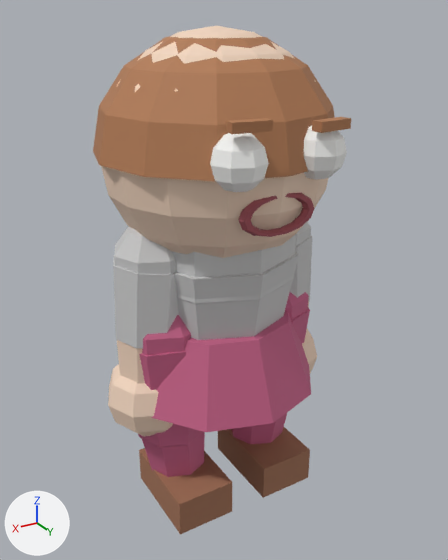
A saved change to the glTF model client/public/models/characters/mother.glb.
Rendered twice from a 50 mm camera at (1.095, 1.876, 1.836) aimed at (-0.012, 0.031, 0.914). Every picture has the same lights, and +X, +Y and +Z are marked at lower left. The picture after the commit comes second. Vertices at exactly the same position are counted once.

Names of what the first picture shows: 'Body', 'Brow.L', 'Brow.R', 'EyeWhite.L', 'EyeWhite.R', 'HairCap', 'Head', 'Mouth'.
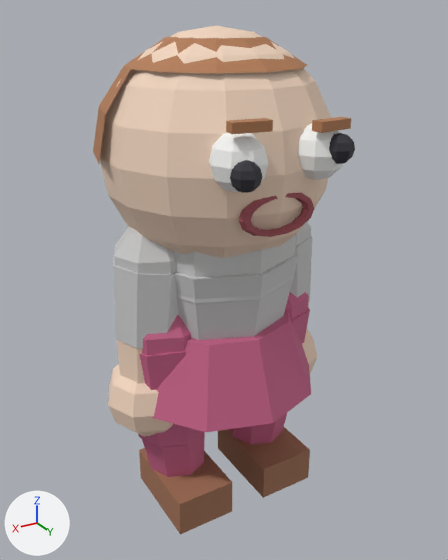
What the commit changed:
me_sphere_025 is used by ob_haircap; location (0.0, 0.0, 0.0).
me_sphere_025 had 49 vertices, 84 faces and spanned x -0.43..0.43, y -0.43..0.43, z 1.395..1.795.
me_sphere_025 now has 38 vertices, 58 faces and spans x -0.397..0.43, y -0.43..0.304, z 1.395..1.795.
Part 1, on me_sphere_025:
11 vertices are removed from x -0.43..0.372, y 0.0..0.43, z 1.395..1.548.
26 faces are deleted.
me_sphere_022 is used by ob_pupil_l; location (0.0, 0.0, 0.0).
me_sphere_022 had 26 vertices, 48 faces and spanned x -0.1825..-0.1091, y 0.3489..0.4336, z 1.399..1.4881.
me_sphere_022 now has 37 vertices, 70 faces and spans x -0.2135..-0.1227, y 0.4037..0.4922, z 1.4153..1.5084.
me_sphere_022 part 2: the whole mesh is rebuilt.
me_sphere_024 is used by ob_pupil_r; location (0.0, 0.0, 0.0).
me_sphere_024 had 26 vertices, 48 faces and spanned x 0.1091..0.1825, y 0.3489..0.4336, z 1.399..1.4881.
me_sphere_024 now has 37 vertices, 70 faces and spans x 0.1206..0.2115, y 0.4037..0.4922, z 1.3727..1.4659.
me_sphere_024 part 3: the whole mesh is rebuilt.

Boxes [x1, y1, x2, y2] around the edits, measured in the pictures (448 x 560 px; the box of a moved part takes in the faces that stretch with it):
'HairCap', reshaped (12% narrower, 12% shorter): before [93, 36, 335, 181]; after [93, 36, 307, 164]
'Pupil.L', reshaped (not visible before): after [329, 133, 355, 164]
part 1 of me_sphere_025, deleted (orange): before [99, 65, 335, 181]
part 3 of me_sphere_024, moved or reshaped (not visible before): after [230, 160, 262, 193]
